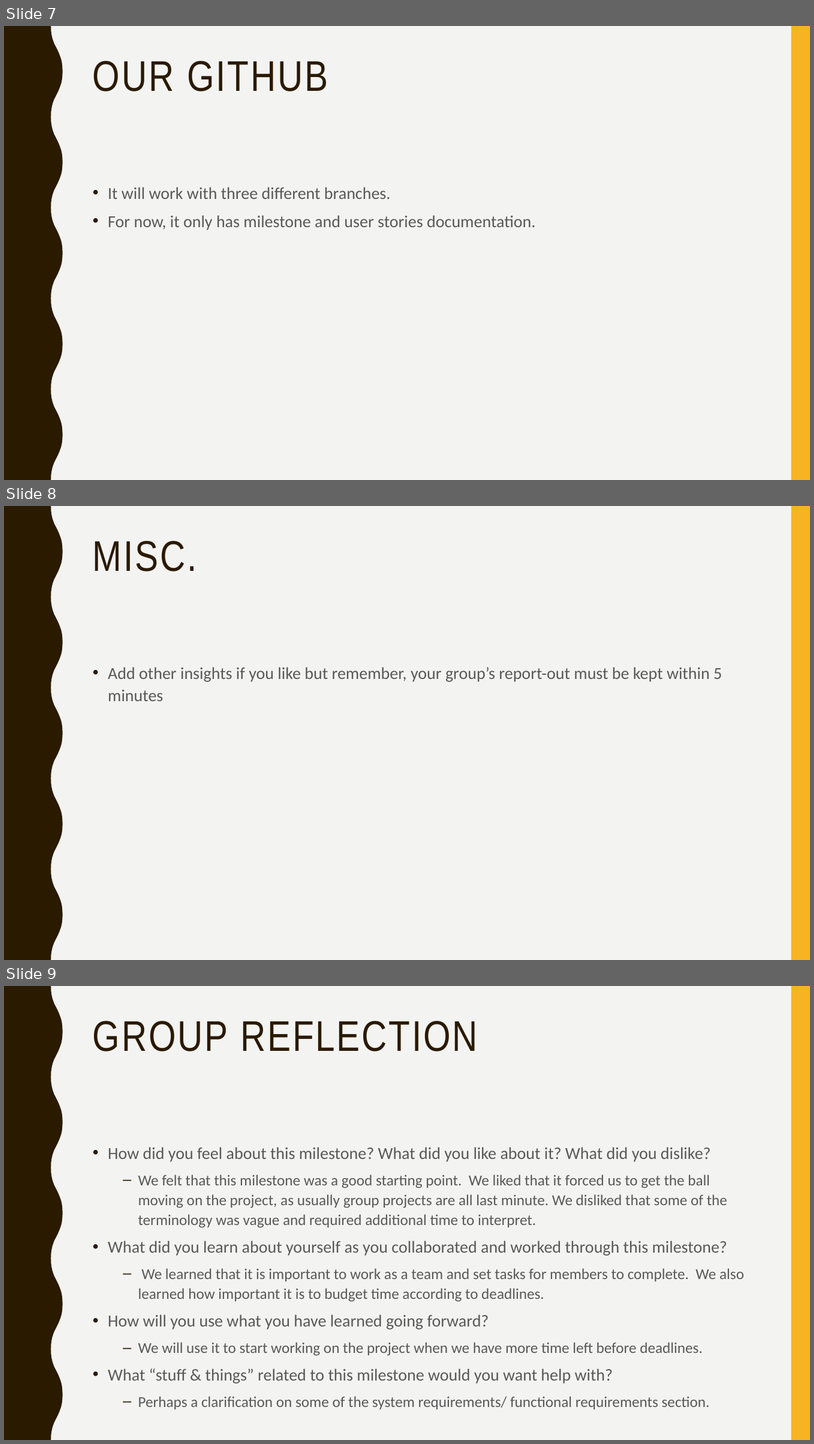
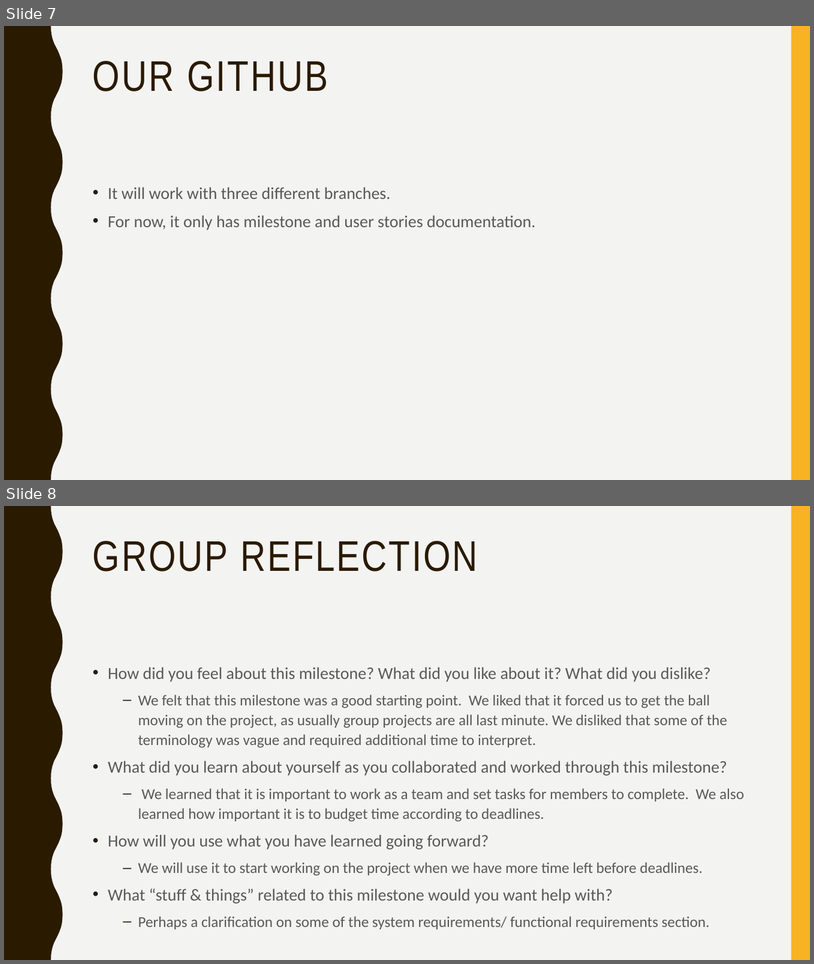
Before and after one commit to alpacamusical/Project-ENSE-374, a slide deck: Milestone 1.pptx. Shown one above the other, each under a label of ours: slides 7, 8 and 9 before the commit, slides 7 and 8 after it. The pictures are 814x1444 and 814x964 pixels, drawn with LibreOffice and Linux fonts; fonts in the diff are those of the drawing. Boxes give left, top, right and bottom in pixels: in the first picture for what was removed or moved away, otherwise in the second. Text is boxed around its words. In the diff, an @@ line names an element or a change of style, - is before the commit and + after.

Commit message:
Final presentation for milestone 1

```diff
--- a/Milestone 1.pptx
+++ b/Milestone 1.pptx
@@ slide 8 removed at bbox=[4, 506, 810, 960], background #F3F3F2; not listed: 2 template elements that a slide beside it also shows @@
@@ title removed at bbox=[93, 541, 197, 571] @@
-MISC.
@@ text removed at bbox=[108, 667, 722, 701] @@
-• Add other insights if you like but remember, your group’s report-out must be kept within 5 minutes
@@ what was slide 9 is now slide 8 @@
```
Also in this commit, not shown: 1 other file.
